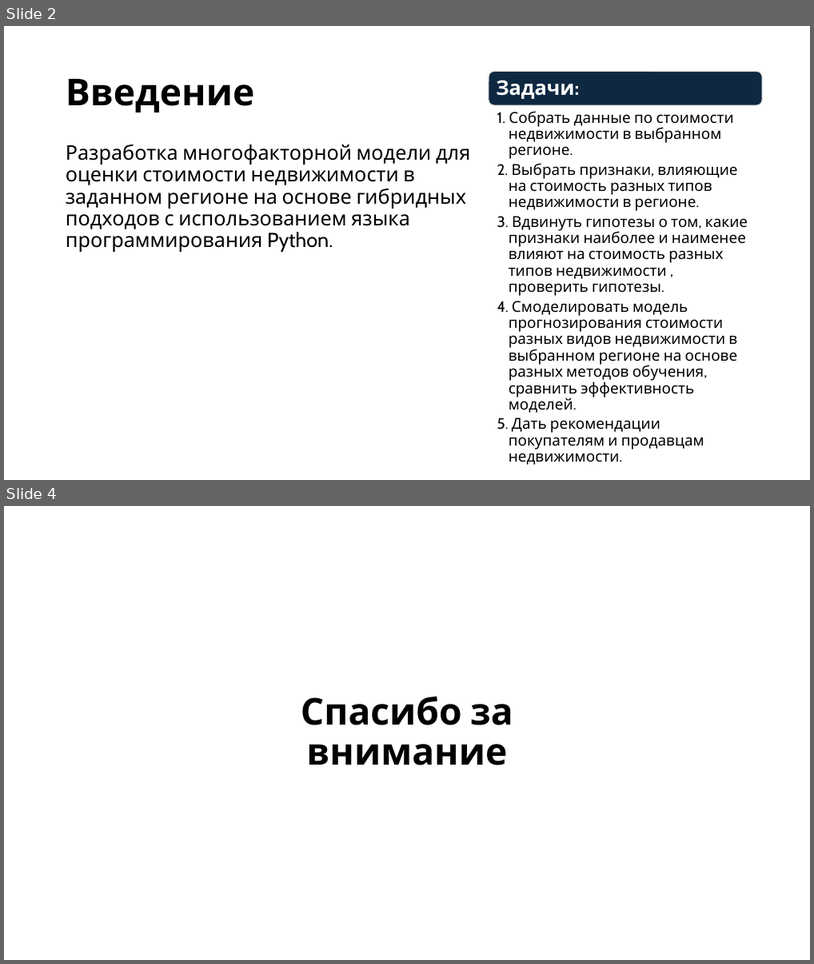
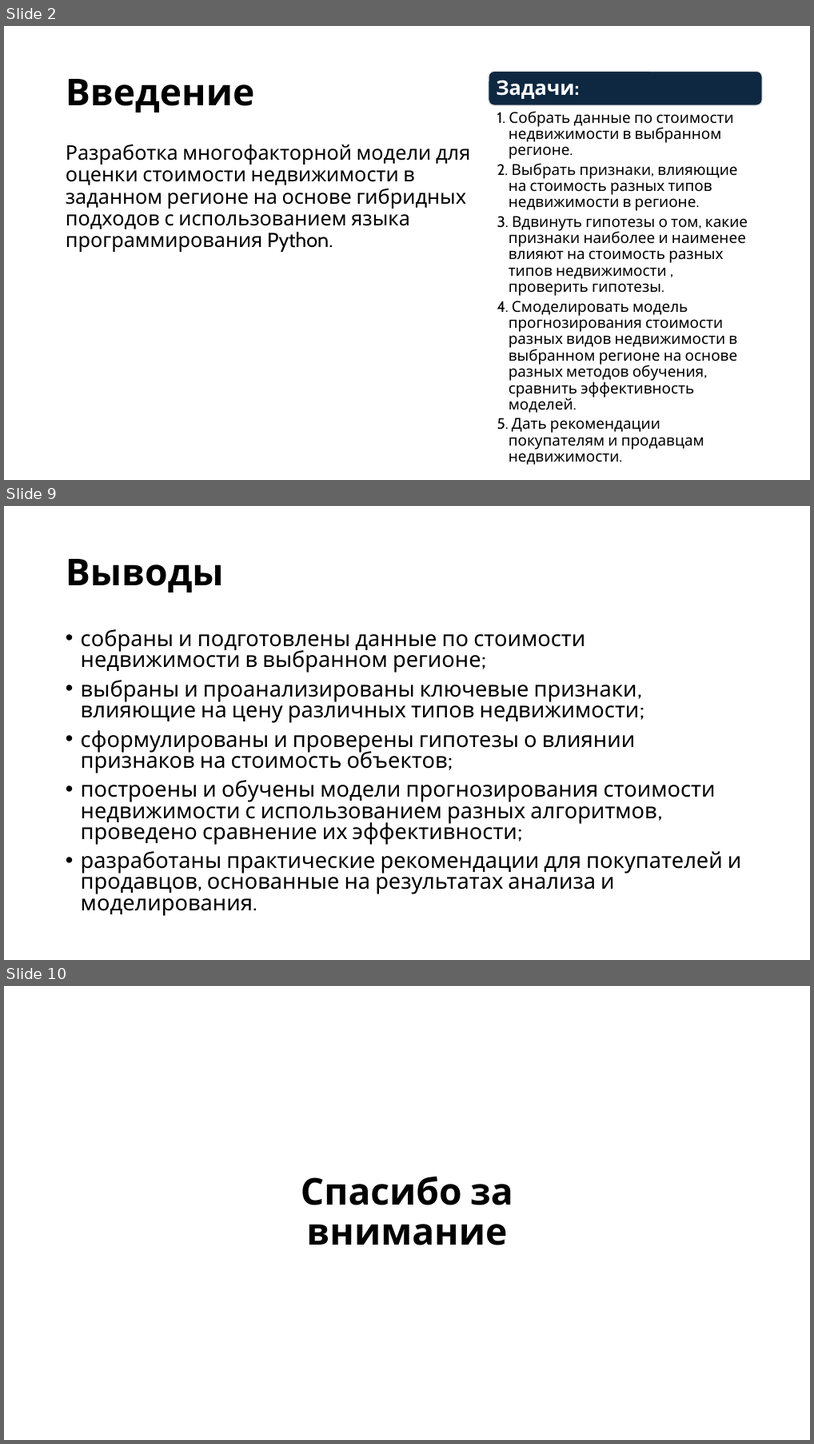
Before and after one commit to kuznetsovgg/predictive, a slide deck: presentations/Кузнецов DevOps24-2м - Предиктивная АБД 3.pptx. Shown one above the other, each under a label of ours: slides 2 and 4 before the commit, slides 2, 9 and 10 after it; the slides between them are not shown. The pictures are 814x964 and 814x1444 pixels, drawn with LibreOffice and Linux fonts; fonts in the diff are those of the drawing. Boxes give left, top, right and bottom in pixels: in the first picture for what was removed or moved away, otherwise in the second. Text is boxed around its words. In the diff, an @@ line names an element or a change of style, - is before the commit and + after.

```diff
--- a/presentations/Кузнецов DevOps24-2м - Предиктивная АБД 3.pptx
+++ b/presentations/Кузнецов DevOps24-2м - Предиктивная АБД 3.pptx
@@ slide 9 added at bbox=[4, 506, 810, 960], background #FFFFFF @@
@@ title added at bbox=[66, 559, 224, 592], 44 pt, text #000000, bold @@
+Выводы
@@ text added at bbox=[81, 629, 742, 916], 25.9 pt, text #000000 @@
+• собраны и подготовлены данные по стоимости недвижимости в выбранном регионе;
+• выбраны и проанализированы ключевые признаки, влияющие на цену различных типов недвижимости;
+• сформулированы и проверены гипотезы о влиянии признаков на стоимость объектов;
+• построены и обучены модели прогнозирования стоимости недвижимости с использованием разных алгоритмов, проведено сравнение их эффективности;
+• разработаны практические рекомендации для покупателей и продавцов, основанные на результатах анализа и моделирования.
@@ what was slide 4 is now slide 10 @@
```
Also in this commit, not shown: 6 other slides added, 1 slide removed, 2 other files.
